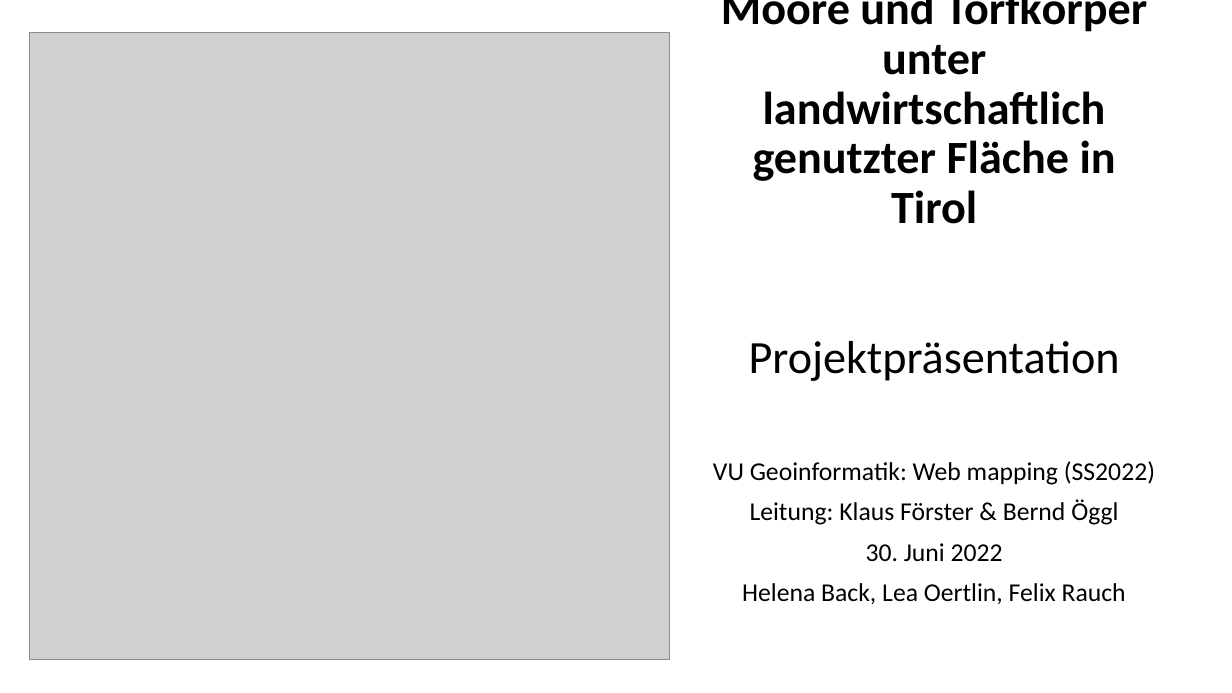
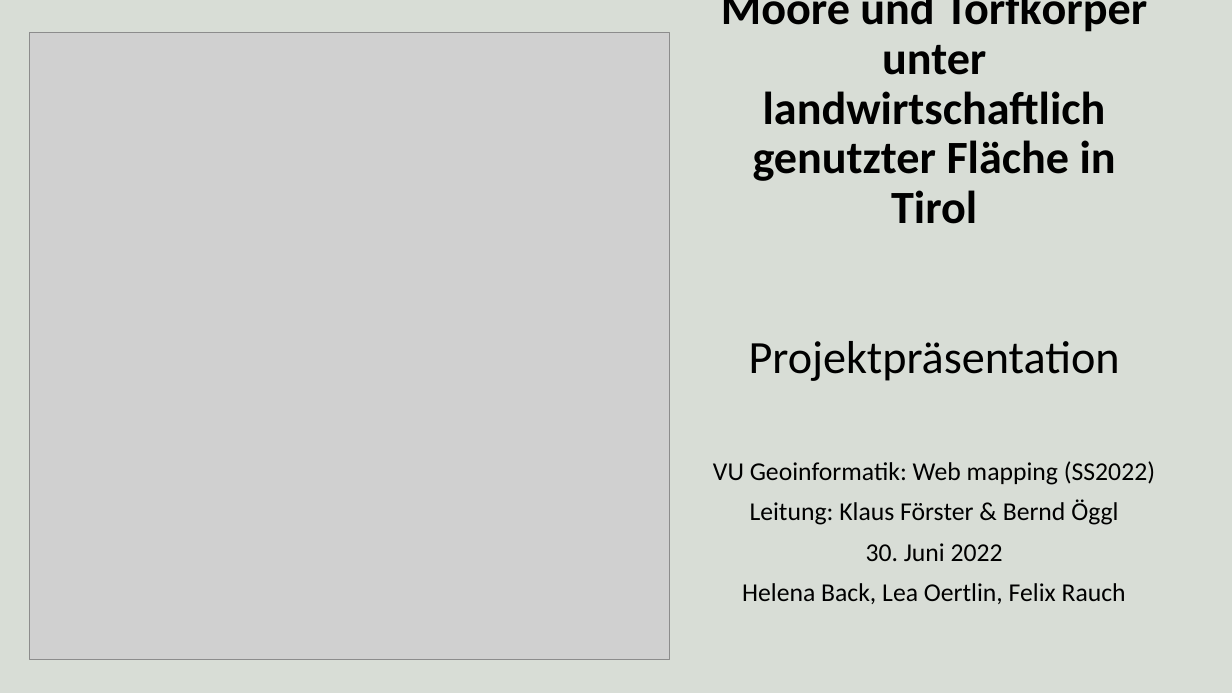
Before and after one commit to MoTouLaTirol/MoTouLaTirol.github.io, a slide deck: slide 1 of folien.pptx. Drawn at 1232x693 pixels with LibreOffice and Linux fonts; fonts in the diff are those of the drawing; grey boxes stand for pictures. Boxes give left, top, right and bottom in pixels: in the first picture for what was removed or moved away, otherwise in the second. Text is boxed around its words. In the diff, an @@ line names an element or a change of style, - is before the commit and + after.

Commit message:
folien

```diff
--- a/folien.pptx
+++ b/folien.pptx
@@ background #FFFFFF to #3D5933 at 20% opacity @@
```
Also in this commit, not shown: 8 slides added, 1 slide removed.
